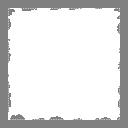
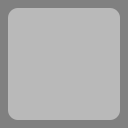
Before/after of a 128px x 128px layered artwork. What changed in the layer stack:
added layer "Retângulo Arredondado 1" (45%) above "Retângulo 2" over left=8, top=8, right=120, bottom=120
hid "Retângulo 2", painted on it over left=8, top=8, right=120, bottom=120
hid "Retângulo 1 copiar", opacity 100% → 55% over left=8, top=8, right=120, bottom=120
